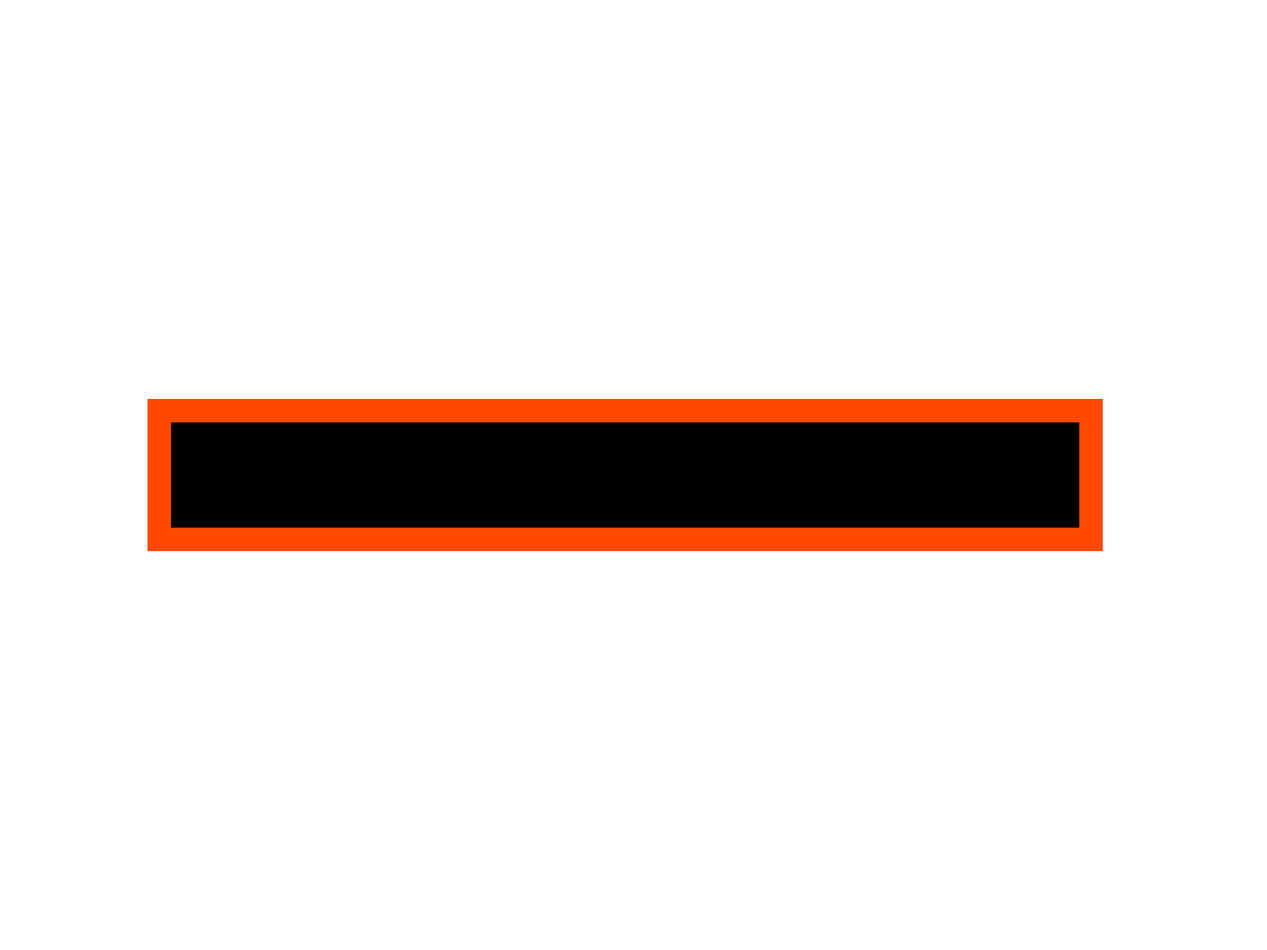
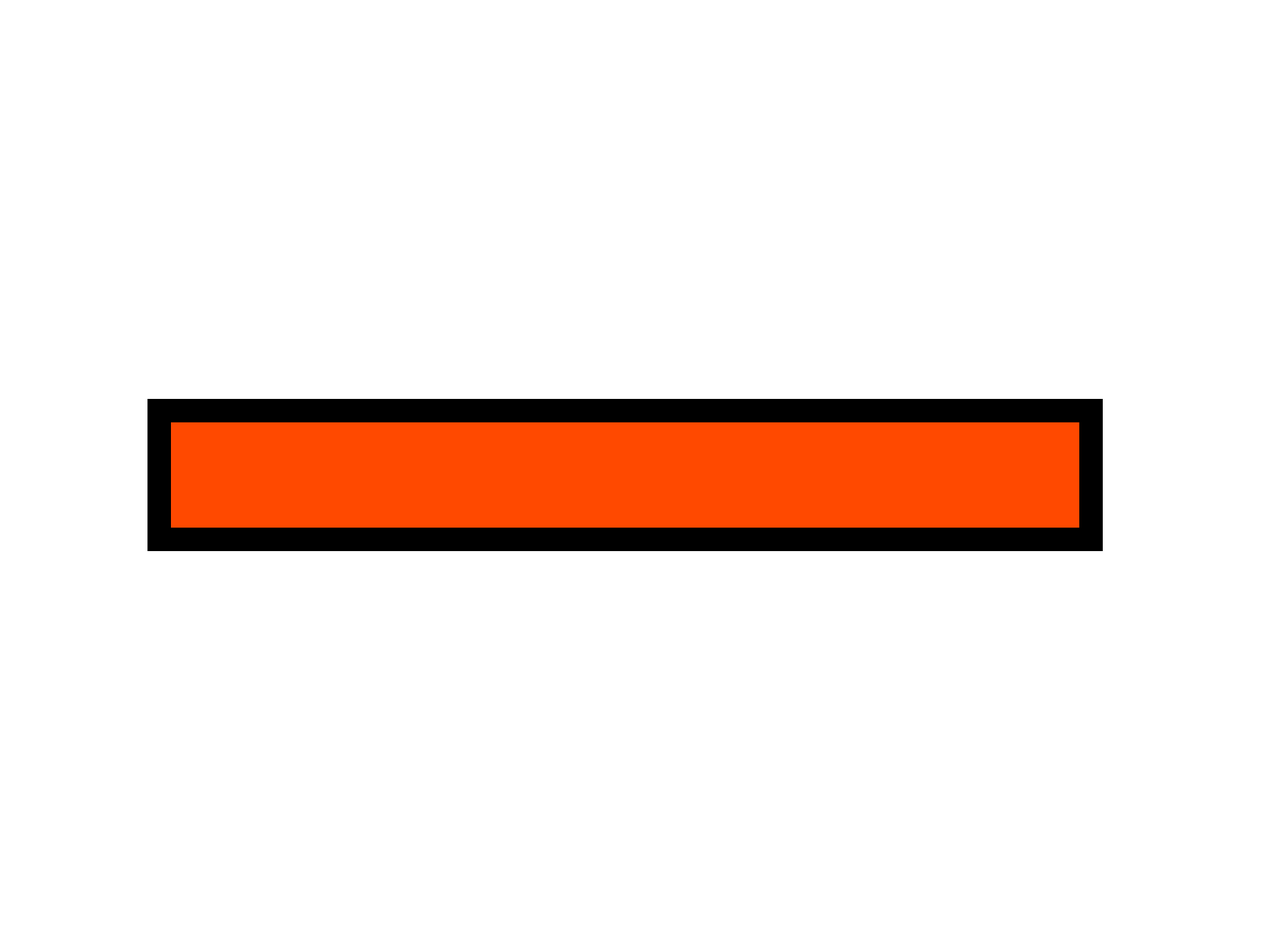
The second (1267, 950) image is a revision of the first. Changes to its layers:
painted on "platform" over bbox(147, 398, 1103, 552)
